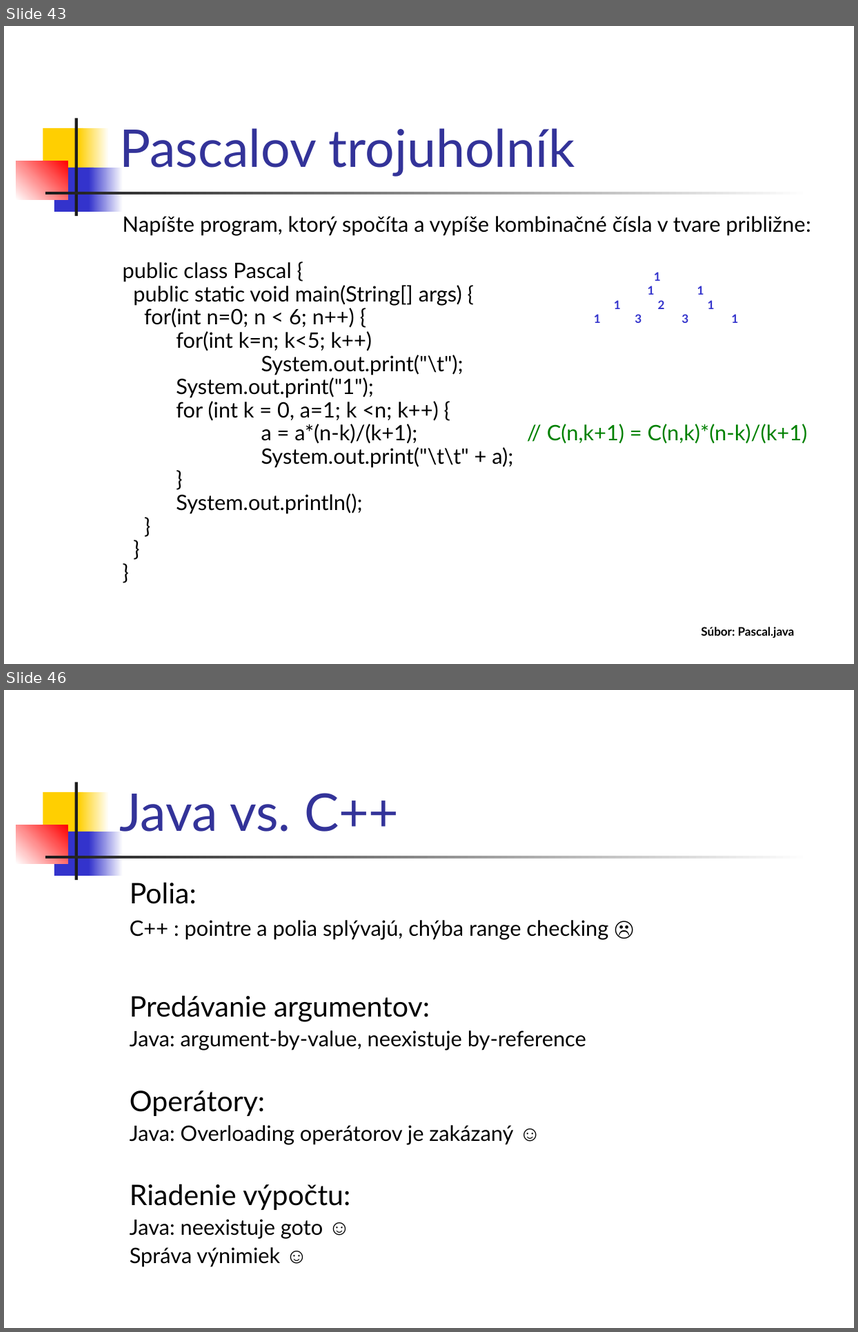
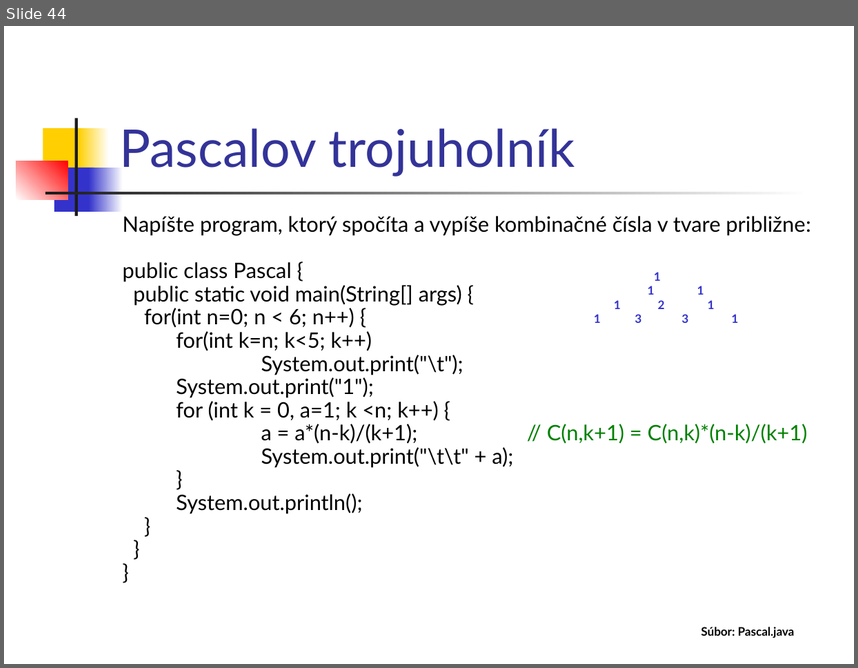
Before and after one commit to Programovanie4/Prednasky, a slide deck: 01/01_java.ppt. Shown one above the other, each under a label of ours: slides 43 and 46 before the commit, slide 44 after it; the slides between them are not shown. The pictures are 858x1332 and 858x668 pixels, drawn with LibreOffice and Linux fonts; fonts in the diff are those of the drawing. Boxes give left, top, right and bottom in pixels: in the first picture for what was removed or moved away, otherwise in the second. Text is boxed around its words. In the diff, an @@ line names an element or a change of style, - is before the commit and + after.

```diff
--- a/01/01_java.ppt
+++ b/01/01_java.ppt
@@ slide 46 removed at (4,690,854,1328), background #FFFFFF; not listed: 7 template elements that a slide beside it also shows @@
@@ title removed at (119,793,399,831) @@
-Java vs. C++
@@ text removed at (130,882,608,1267) @@
-Polia:
-C++ : pointre a polia splývajú, chýba range checking ☹
-Predávanie argumentov:
-Java: argument-by-value, neexistuje by-reference
-Operátory:
-Java: Overloading operátorov je zakázaný ☺
-Riadenie výpočtu:
-Java: neexistuje goto ☺
-Správa výnimiek ☺
@@ what was slide 43 is now slide 44 @@
```
Also in this commit, not shown: 6 slides changed, 1 slide added, 1 other slide removed, 1 other file.
